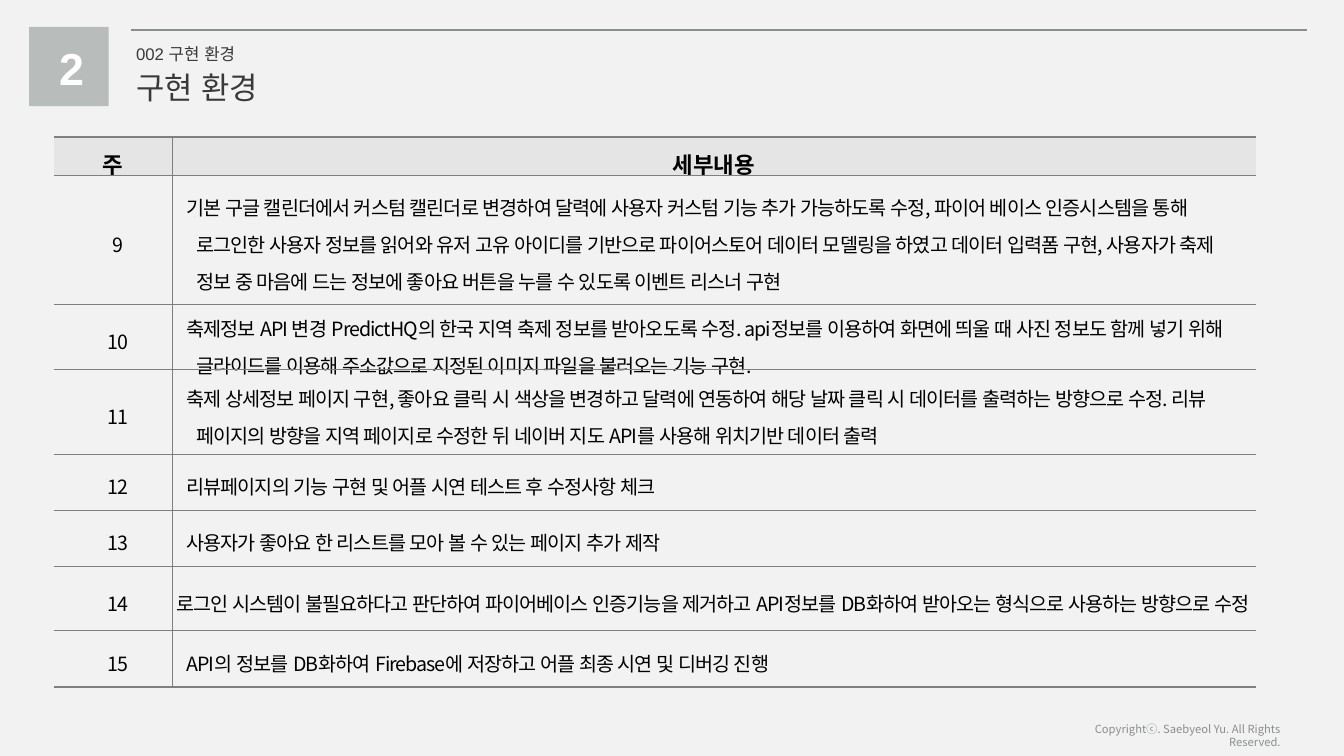
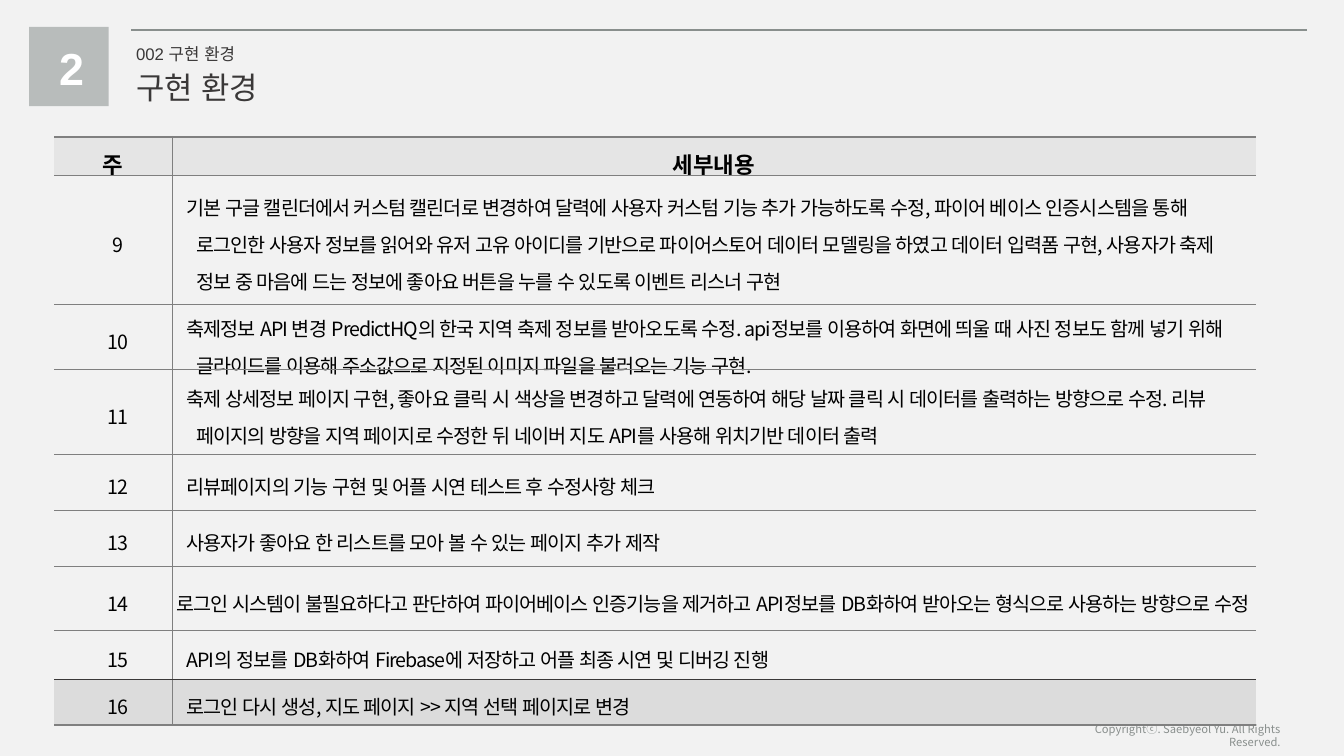
Before and after one commit to whale14/daelimProject, a slide deck: slide 10 of 졸업작품_구현환경 및 시스템 설명서_김다빈, 이상규, 차혜연.pptx. Drawn at 1344x756 pixels with LibreOffice and Linux fonts; fonts in the diff are those of the drawing. Boxes give left, top, right and bottom in pixels: in the first picture for what was removed or moved away, otherwise in the second. Text is boxed around its words. In the diff, an @@ line names an element or a change of style, - is before the commit and + after.

```diff
--- a/졸업작품_구현환경 및 시스템 설명서_김다빈, 이상규, 차혜연.pptx
+++ b/졸업작품_구현환경 및 시스템 설명서_김다빈, 이상규, 차혜연.pptx
@@ table at (x1=54, y1=137, x2=1256, y2=725) @@
+row 9: 16 | 로그인 다시 생성, 지도 페이지 >> 지역 선택 페이지로 변경
```
Also in this commit, not shown: 3 other slides changed, 3 slides added, 5 other files.
